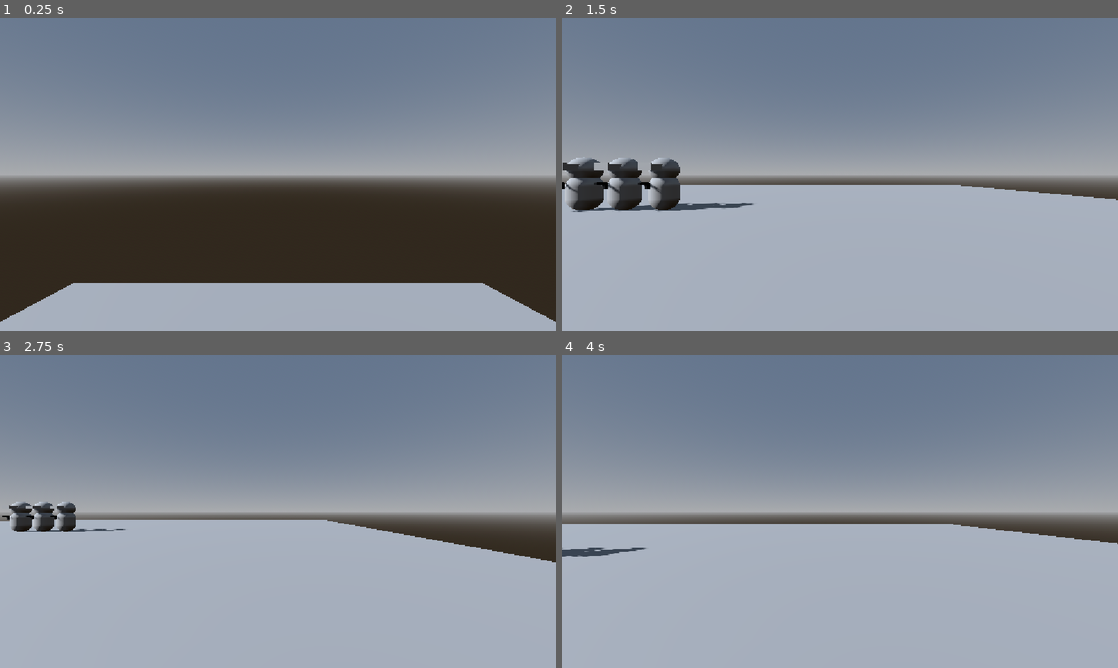
Above: before the commit, frames 1-4 (two rows, left to right).
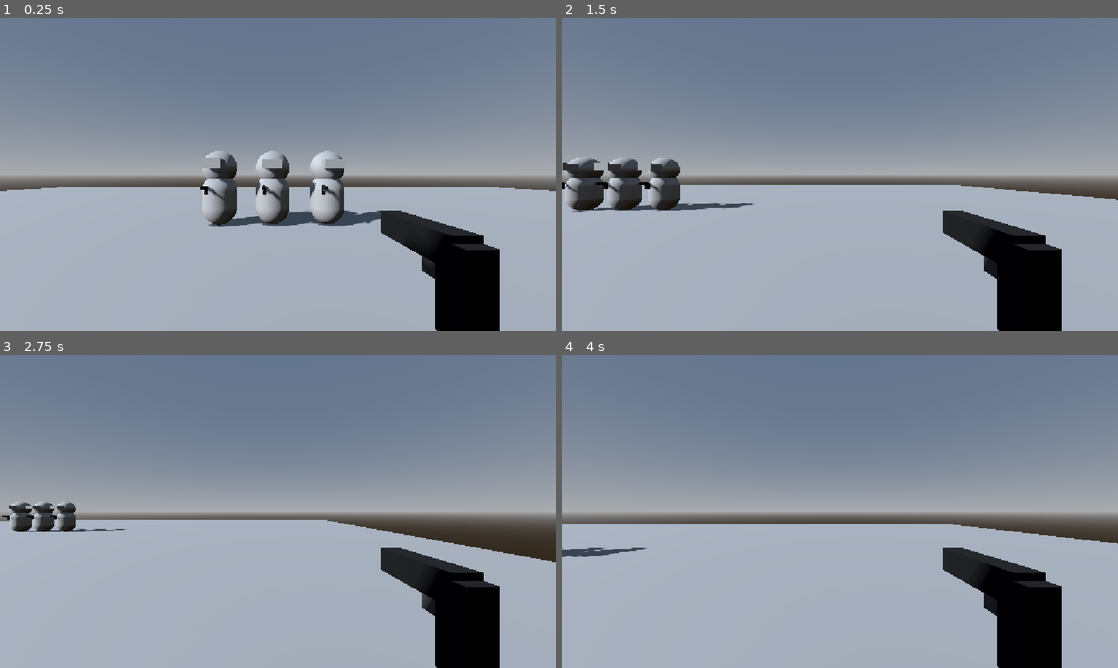
Above: after the commit, the same moments.

Repository: TdoggTH/Barrell-Game
Game: Godot game, scene res://root.tscn
The game is run twice, just before and just after one commit, with the same random seed, the same clock (stepped at 60 frames per second) and the same inputs.
Inputs (mouse positions are in pixels of both pictures, inside the frame that each line leads up to):
- Up to frame 1 (0.25 s): no input
- Up to frame 2 (1.5 s): move the mouse to (962, 158) at 0.52 s; press the mouse at (962, 158) at 0.53 s; hold D (move_right) 0.53-1.28 s; move the mouse to (728, 190) at 1.27 s; release the mouse at (728, 190) at 1.28 s; hold S (move_back) from 1.28 s (still down); click (728, 190) at 1.35 s
- Up to frame 3 (2.75 s): move the mouse to (333, 442) at 2.02 s; release S (move_back) at 2.03 s; press the mouse at (333, 442) at 2.03 s; hold D (move_right) from 2.03 s (still down)
- Up to frame 4 (4 s): move the mouse to (812, 574) at 2.77 s; release D (move_right) at 2.78 s; release the mouse at (812, 574) at 2.78 s; hold W (move_forward) 2.78-3.53 s; click (812, 574) at 2.85 s; move the mouse to (1006, 558) at 3.52 s; press the mouse at (1006, 558) at 3.53 s; hold A (move_left) from 3.53 s (still down)

The runs differ from the first frame. In frame 1, 33% of the frame differs, in the area x 0-100%, y 42-100%; in frame 2, 4.8%; in frame 3, 4.8%; in frame 4, 4.8%.

Commit message:
gun update & adding to player model

Diff:
--- a/game-files/Player.tscn
+++ b/game-files/Player.tscn
@@ -1,6 +1,7 @@
 [gd_scene format=3 uid="uid://dl3la0wp7vcuv"]
 
 [ext_resource type="Script" uid="uid://b6u18a0wy2e4q" path="res://player.gd" id="1_xhfnw"]
+[ext_resource type="PackedScene" uid="uid://cssrijsjd66mp" path="res://gun.tscn" id="2_kpjcp"]
 
 [sub_resource type="CapsuleShape3D" id="CapsuleShape3D_pakj4"]
 
@@ -21,3 +22,6 @@
 
 [node name="Camera3D" type="Camera3D" parent="Marker3D" unique_id=2017626905]
 transform = Transform3D(1, 0, 0, 0, 1, 0, 0, 0, 1, 0, 0.7668872, 0)
+
+[node name="gun" parent="." unique_id=312965893 instance=ExtResource("2_kpjcp")]
+transform = Transform3D(-1, 0, 8.742278e-08, 0, 1, 0, -8.742278e-08, 0, -1, 0.45440817, 0.47705764, -0.6026857)
--- a/game-files/basic_enemy.tscn
+++ b/game-files/basic-enemy.tscn
@@ -19,26 +19,26 @@
 [node name="basic-enemy" type="CharacterBody3D" unique_id=1391856522]
 transform = Transform3D(1.2, 0, 0, 0, 1.2, 0, 0, 0, 1.2, 0, 0, 0)
 
-[node name="follow-player-behaviour" type="Node" parent="." unique_id=23366459]
+[node name="follow-player-behaviour" type="Node3D" parent="." unique_id=1821570043]
 script = ExtResource("1_naotq")
 
-[node name="CollisionShape3D" type="CollisionShape3D" parent="." unique_id=1150510503]
+[node name="head" type="CollisionShape3D" parent="." unique_id=1150510503]
 transform = Transform3D(0.99999976, 0, 0, 0, 0.99999976, 0, 0, 0, 0.99999976, 0, 0.92236304, 0)
 shape = SubResource("SphereShape3D_pakj4")
 debug_color = Color(3.85046e-07, 0.59540313, 0.72759503, 0.41960785)
 
-[node name="MeshInstance3D" type="MeshInstance3D" parent="CollisionShape3D" unique_id=485961010]
+[node name="head-mesh" type="MeshInstance3D" parent="head" unique_id=485961010]
 transform = Transform3D(0.99999994, 0, 0, 0, 0.99999994, 0, 0, 0, 0.99999994, 0, 0, 0)
 mesh = SubResource("SphereMesh_pakj4")
 
-[node name="MeshInstance3D2" type="MeshInstance3D" parent="CollisionShape3D" unique_id=149494409]
+[node name="eyes-mesh" type="MeshInstance3D" parent="head" unique_id=149494409]
 transform = Transform3D(0.99999976, 0, 0, 0, 0.99999976, 0, 0, 0, 0.99999976, 0.0020781965, 0.09335325, 0.36259118)
 mesh = SubResource("BoxMesh_pakj4")
 
-[node name="CollisionShape3D2" type="CollisionShape3D" parent="." unique_id=376623107]
+[node name="body" type="CollisionShape3D" parent="." unique_id=376623107]
 shape = SubResource("CapsuleShape3D_pakj4")
 
-[node name="MeshInstance3D" type="MeshInstance3D" parent="CollisionShape3D2" unique_id=214514516]
+[node name="body-mesh" type="MeshInstance3D" parent="body" unique_id=214514516]
 transform = Transform3D(0.99999976, 0, 0, 0, 0.99999976, 0, 0, 0, 0.99999976, 0, 0, 0)
 mesh = SubResource("CapsuleMesh_pakj4")
 
--- a/game-files/gun.gd
+++ b/game-files/gun.gd
@@ -5,11 +5,9 @@
 func _ready() -> void:
 	reload()
 
-signal shoot
 
 # Called every frame. 'delta' is the elapsed time since the previous frame.
-func _process(delta: float) -> void:
-	var bullet
+func _process(_delta: float) -> void:
 	if Input.is_action_pressed("shoot"):
 		#i just realised that this needs to be a signal, if this continues that means that all the enemies will shoot at the same time as you LOL
 		translate(Vector3(0,0,0))
--- a/game-files/gun.tscn
+++ b/game-files/gun.tscn
@@ -50,5 +50,5 @@
 [node name="bullet-position" type="Marker3D" parent="." unique_id=1092734094]
 transform = Transform3D(1, 0, 0, 0, 1, 0, 0, 0, 1, 0, 0.09931931, 0.22757703)
 
-[node name="shooting" type="Node" parent="." unique_id=504607290]
+[node name="shooting" type="Node3D" parent="." unique_id=2041790855]
 script = ExtResource("1_vk1bi")
--- a/game-files/main-character.tscn
+++ /dev/null
@@ -1,12 +0,0 @@
-[gd_scene format=3 uid="uid://dru1unbjhkqnu"]
-
-[sub_resource type="CapsuleShape3D" id="CapsuleShape3D_pakj4"]
-
-[node name="CharacterBody3D" type="CharacterBody3D" unique_id=402933344]
-
-[node name="Camera3D" type="Camera3D" parent="." unique_id=205276155]
-transform = Transform3D(1, 0, 0, 0, 1, 0, 0, 0, 1, 0, 0.5152019, -0.4819619)
-fov = 70.0
-
-[node name="CollisionShape3D" type="CollisionShape3D" parent="." unique_id=1248263248]
-shape = SubResource("CapsuleShape3D_pakj4")
--- a/game-files/player.gd
+++ b/game-files/player.gd
@@ -8,6 +8,9 @@
 var target_velocity = Vector3.ZERO
 
 func _physics_process(delta):
+
+
+
 	# We create a local variable to store the input direction.
 	var direction = Vector3.ZERO
 
--- a/game-files/root.tscn
+++ b/game-files/root.tscn
@@ -1,7 +1,7 @@
 [gd_scene format=3 uid="uid://du7t2tc48rfv"]
 
 [ext_resource type="PackedScene" uid="uid://chmdt3hsowt37" path="res://generic-floor.tscn" id="1_pyidc"]
-[ext_resource type="PackedScene" uid="uid://b1m0h02g35vjy" path="res://basic_enemy.tscn" id="2_pyidc"]
+[ext_resource type="PackedScene" uid="uid://b1m0h02g35vjy" path="res://basic-enemy.tscn" id="2_pyidc"]
 [ext_resource type="PackedScene" uid="uid://dl3la0wp7vcuv" path="res://Player.tscn" id="3_vvh5c"]
 
 [sub_resource type="ProceduralSkyMaterial" id="ProceduralSkyMaterial_vvh5c"]
@@ -39,4 +39,4 @@
 transform = Transform3D(1.2, 0, 0, 0, 1.2, 0, 0, 0, 1.2, 1.7674203, 0.90000004, -7.3569474)
 
 [node name="Player" parent="." unique_id=50377273 instance=ExtResource("3_vvh5c")]
-transform = Transform3D(1, 0, 0, 0, 1, 0, 0, 0, 1, 0, 17.658003, 0)
+transform = Transform3D(1, 0, 0, 0, 1, 0, 0, 0, 1, 0, 2.4820356, 0)
